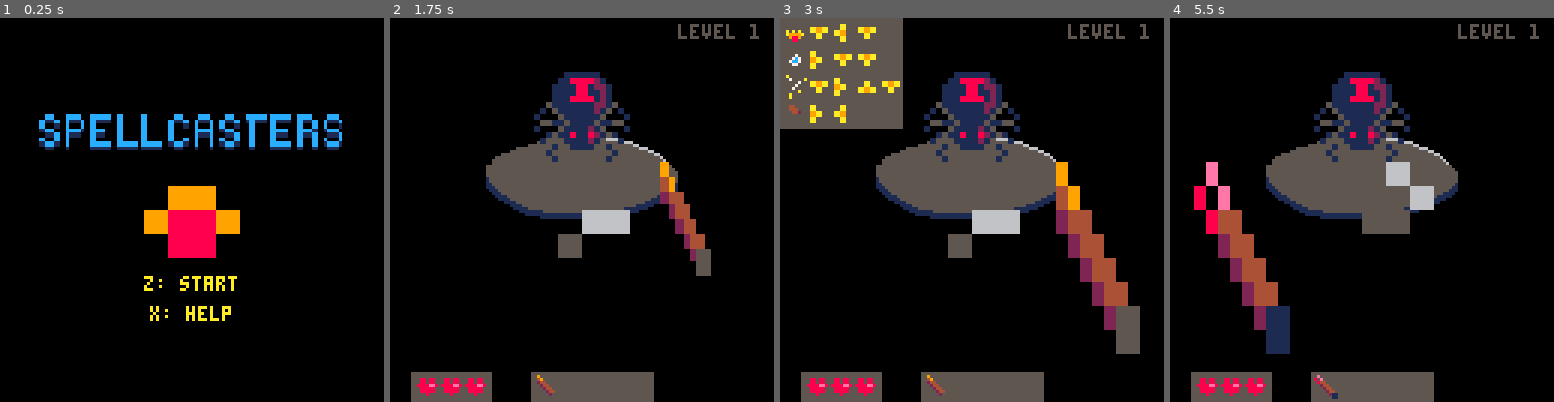
Above: before the commit, frames 1-4 (left to right).
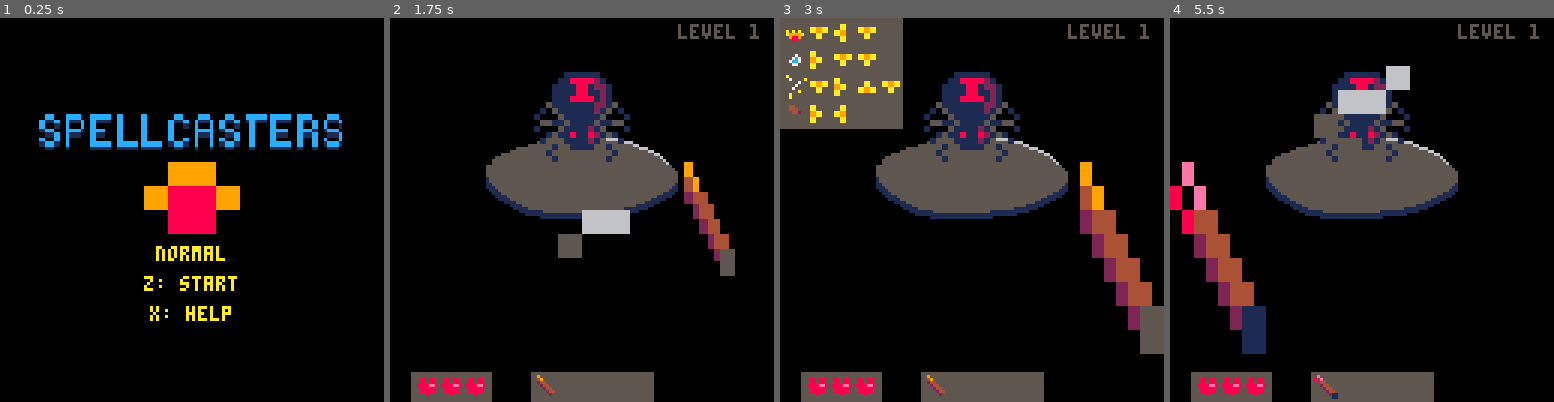
Above: after the commit, the same moments.

Repository: Alamantus/SpellCasters
Game: PICO-8 cartridge spellcasters.p8
Two runs of this game, one before a commit and one after it. Both use one fixed random seed, a clock stepped at 60 frames per second and the inputs below.
Inputs:
- Up to frame 1 (0.25 s): no input
- Up to frame 2 (1.75 s): tap X (X key) at 0.33, 1.07 s; tap O (Z key) at 0.7, 1.7 s; hold Right from 1.6 s (still down)
- Up to frame 3 (3 s): tap X (X key) at 1.85, 2.97 s; release Right at 2.1 s; tap O (Z key) at 2.1, 2.5, 2.9 s; hold Up 2.15-2.42 s; hold Right from 2.47 s (still down)
- Up to frame 4 (5.5 s): release Right at 3.03 s; hold Left 3.08-3.58 s; tap O (Z key) every 0.4 s from 3.3 to 5.3 s; hold Down 3.63-3.97 s; hold Right 4.02-4.68 s; tap X (X key) at 4.08, 5.2 s; hold Up 4.73-5.03 s; hold Left from 5.08 s (still down)

The runs differ from the first frame. In frame 1, 4.1% of the frame differs, in the area x 37-63%, y 37-64%; in frame 2, 2.8%; in frame 3, 8.0%; in frame 4, 9.8%, in the area x 0-69%, y 12-88%.

Commit message:
Added manual difficulty settings, added score display on death, increased wand speed.

Diff:
--- a/spellcasters.p8
+++ b/spellcasters.p8
@@ -1,7 +1,7 @@
 pico-8 cartridge // http://www.pico-8.com
 version 4
 __lua__
---spellcasters (v 0.7.1)
+--spellcasters (v 0.7.2)
 --by alamantus gamedev
 left=0
 right=1
@@ -39,6 +39,7 @@
 spells.animation={} --animation vars
 spells.animation.step=0
 spells.animation.frame=0
+spells.difficulty=0
 spells.draw=function(spell,x,y)
  local sprite=16*(spell.sprite/8)+4
  drawrecipe(spell.form,x,y,sprite)
@@ -115,7 +116,7 @@
 player.y=48
 player.xprevious=player.x
 player.yprevious=player.y
-player.s=10 --move speed
+player.s=16 --move speed
 player.wandposition={}
 player.wandposition.up=false
 player.wandposition.right=false
@@ -145,7 +146,11 @@
   timer[1]+=1
  end
  if player.hp<=0 then
+  timer[4]=30
   screen=2
+  --file=io.open("spellcasters.highscore","w")
+  --io.write(monsters.level+1)
+  --io.close(file)
  end
 end
 player.move=function()
@@ -328,11 +333,31 @@
 function createspell(spell)
  spell.form={}
  last=10
- --at least 1 at most 4
- for i=0,flr(rnd(3))+1 do
-  pos=flr(rnd(4))
-  add(spell.form,pos)
-  last=pos
+ if spells.difficulty==1 then
+  for i=0,1 do
+   pos=flr(rnd(4))
+   add(spell.form,pos)
+   last=pos
+  end
+ elseif spells.difficulty==2 then
+  for i=0,2 do
+   pos=flr(rnd(4))
+   add(spell.form,pos)
+   last=pos
+  end
+ elseif spells.difficulty==3 then
+  for i=0,3 do
+   pos=flr(rnd(4))
+   add(spell.form,pos)
+   last=pos
+  end
+ else
+  --at least 1 at most 4
+  for i=0,flr(rnd(3))+1 do
+   pos=flr(rnd(4))
+   add(spell.form,pos)
+   last=pos
+  end
  end
  if (spell.name=="fire" and (arraysmatch(spell.form,spells.ice.form) or arraysmatch(spell.form,spells.elec.form) or arraysmatch(spell.form,spells.rock.form)))
   or (spell.name=="ice" and (arraysmatch(spell.form,spells.fire.form) or arraysmatch(spell.form,spells.elec.form) or arraysmatch(spell.form,spells.rock.form)))
@@ -358,9 +383,22 @@
  end
 
  if not btn(5) then
-  sspr(16+(8*title.frame),0,8,8,32,24,player.size*2,player.size*2)
+  sspr(16+(8*title.frame),0,8,8,32,16,player.size*2,player.size*2)
 
   sspr(0,40,64,8,13,32,110,12)
+  timer[5]+=1
+  if timer[5]%20>10 then
+   print("<        >",44,roomsizey-52,10)
+  end
+  if spells.difficulty==1 then
+   print("easy",56,roomsizey-52,10)
+  elseif spells.difficulty==2 then
+   print("medium",52,roomsizey-52,10)
+  elseif spells.difficulty==3 then
+  	print("hard",56,roomsizey-52,10)
+  else
+  	print("normal",52,roomsizey-52,10)
+  end
   print("z: start",48,roomsizey-42,10)
   print("x: help",50,roomsizey-32,10)
  else
@@ -417,19 +455,33 @@
 end
 function drawgameover()
   sspr(0,48,48,8,13,32,110,12)
+  print("reached level",28,roomsizey-70,10)
+  print(monsters.level+1,90,roomsizey-70,10)
   print("z/x: restart",36,roomsizey-42,10)
   print("(note: everything resets!)",10,roomsizey-32,10)
 end
 
 function _init()
- createspell(spells.fire)
- createspell(spells.ice)
- createspell(spells.elec)
- createspell(spells.rock)
 end
 function _update()
  if screen==0 then
+  if btnp(0) then
+  	spells.difficulty-=1
+  end
+  if btnp(1) then
+  	spells.difficulty+=1
+  end
+  if spells.difficulty<0 then
+  	spells.difficulty=3
+  end
+  if spells.difficulty>3 then
+   spells.difficulty=0
+  end
   if btnp(4) then
+   createspell(spells.fire)
+   createspell(spells.ice)
+   createspell(spells.elec)
+   createspell(spells.rock)
    sfx(9)--start
    screen=1
   end
@@ -437,8 +489,11 @@
   player.update()
   monsters.update()
  elseif screen==2 then
-  if btnp(4) or btnp(5) then
-   run()
+  timer[4]-=1
+  if timer[4]<=0 then
+   if btnp(4) or btnp(5) then
+    run()
+   end
   end
  end
 end
